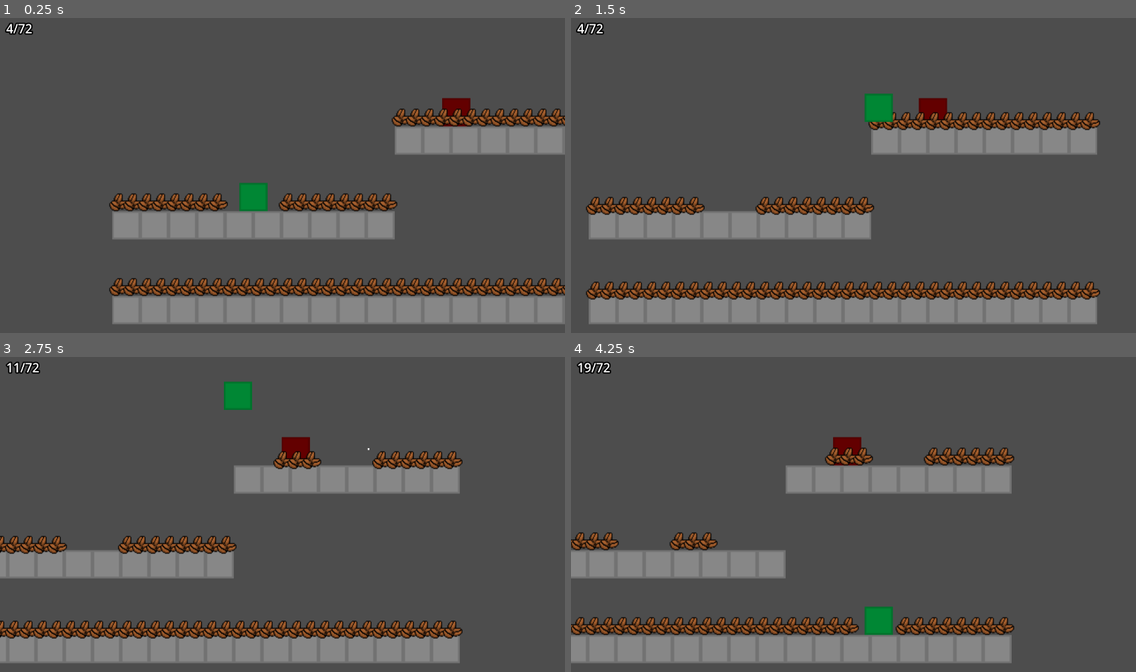
Above: before the commit, frames 1-4 (two rows, left to right).
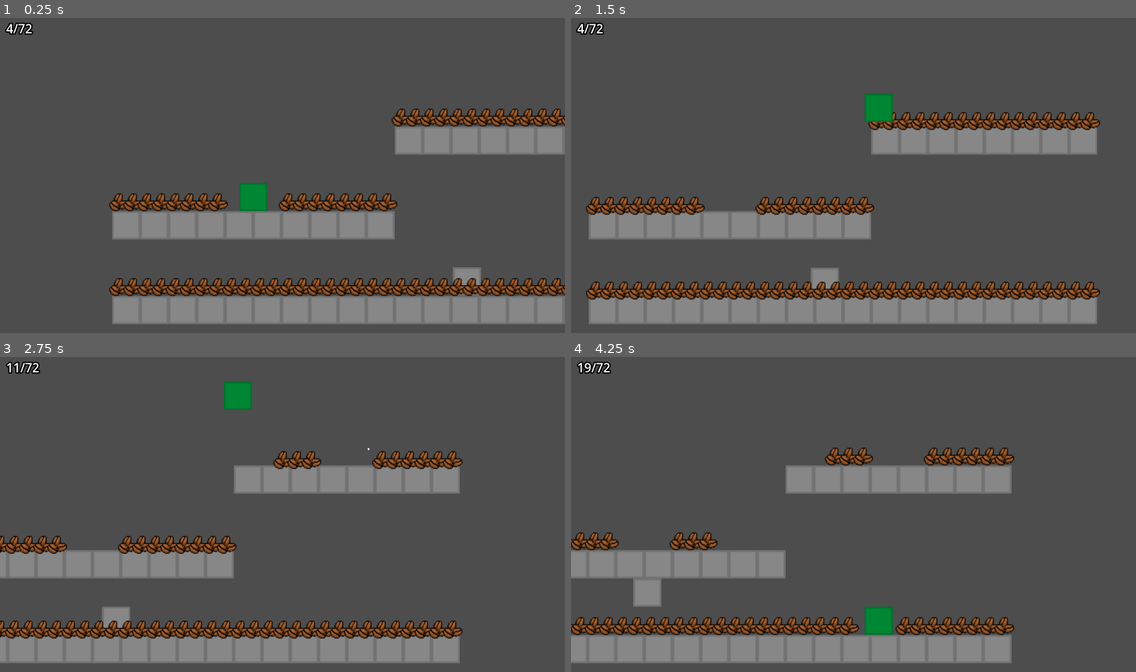
Above: after the commit, the same moments.

Repository: JumbledOne/RPHGameProject
Game: Godot game, scene res://scenes/game_scene/game_scene.tscn
Two runs of this game, one before a commit and one after it. Both use one fixed random seed, a clock stepped at 60 frames per second and the inputs below. The engine's default icon, where the game draws it, is replaced by a stand-in: a white triangle on a blue panel in a dark square.
Inputs:
- Up to frame 1 (0.25 s): no input
- Up to frame 2 (1.5 s): tap Enter at 0.5 s; hold Space (jump) 0.53-1.28 s; hold D (right) from 0.53 s (still down); tap E (attack) at 0.6 s; tap Space (jump) at 1.35 s
- Up to frame 3 (2.75 s): tap Space (jump) at 1.52, 1.82, 2.3 s; tap E (attack) at 1.55 s; release D (right) at 2.03 s; hold A (left) from 2.03 s (still down); hold I (ability) from 2.03 s (still down)
- Up to frame 4 (4.25 s): release A (left) at 2.78 s; release I (ability) at 2.78 s; hold D (right) from 2.78 s (still down); tap E (attack) at 2.85, 3.6 s; tap Space (jump) at 3.02, 3.32 s; hold Space (jump) from 3.53 s (still down)

The runs differ from the first frame. In frame 1, 0.5% of the frame differs, in the area x 78-86%, y 25-89%; in frame 2, 0.6%; in frame 3, 0.6%; in frame 4, 0.7%, in the area x 11-52%, y 25-80%.

Commit message:
added evil durian prototype

Diff:
--- a/src/scenes/game_scene/game_scene.tscn
+++ b/src/scenes/game_scene/game_scene.tscn
@@ -1,6 +1,6 @@
 [gd_scene format=4 uid="uid://bl40gfmg0jtsb"]
 
-[ext_resource type="PackedScene" uid="uid://b74gumldk6cuh" path="res://scripts/enemy/Cacao_Enemy.tscn" id="1_wmtvo"]
+[ext_resource type="PackedScene" uid="uid://bilcp5l0jhoy6" path="res://scripts/enemy/Evil_Durian.tscn" id="1_wmtvo"]
 [ext_resource type="Texture2D" uid="uid://ciaxb2mesyvra" path="res://assets/sprites/test_square.png" id="1_xb203"]
 [ext_resource type="Script" uid="uid://d22cgg754fheg" path="res://scripts/player/player_camera/player_camera.gd" id="2_ducuf"]
 [ext_resource type="Texture2D" uid="uid://p5p4kheh71sg" path="res://assets/sprites/tilemap.png" id="2_j8flk"]
@@ -107,8 +107,9 @@
 [node name="GameScene" type="Node2D" unique_id=211181931]
 script = SubResource("GDScript_8p81m")
 
-[node name="RottenCacao" parent="." unique_id=565006692 instance=ExtResource("1_wmtvo")]
-position = Vector2(358, -168)
+[node name="EvilDurian" parent="." unique_id=565006692 instance=ExtResource("1_wmtvo")]
+position = Vector2(400, 15)
+speed = 125.0
 
 [node name="TileMapLayer" type="TileMapLayer" parent="." unique_id=1822924676]
 tile_map_data = PackedByteArray("AAAIAP//AQAAAAAAAAAHAP//AQAAAAAAAAAGAP//AQAAAAAAAAAFAP//AQAAAAAAAAAEAP//AQAAAAAAAAADAP …(496 unchanged characters)…
--- a/src/scripts/enemy/Enemy_Entity.gd
+++ b/src/scripts/enemy/Base/Enemy_Entity.gd
@@ -8,5 +8,16 @@
 # so movement is just handling how they move while attack components shouldn't be moving the entity
 @onready var movement_Component = $MovementComponent
 
-@export_category("speed")
+# Game stuff
+var is_jumping: bool = false
+var jump_timer: float = 0.0
+
+@export_category("Enemy stats")
 @export var speed = 200.0
+@export var jump_duration: float = 0.25
+@export var jump_speed: float = -300.0
+
+func start_jump() -> void:
+	if not is_jumping:
+		is_jumping = true
+		jump_timer = jump_duration
--- a/src/scripts/enemy/Cacao_Enemy.tscn
+++ b/src/scripts/enemy/Cacao_Enemy.tscn
@@ -1,6 +1,6 @@
 [gd_scene format=3 uid="uid://b74gumldk6cuh"]
 
-[ext_resource type="Script" uid="uid://c78wudv7aw47b" path="res://scripts/enemy/Cacao_Enemy.gd" id="1_gd5hh"]
+[ext_resource type="Script" uid="uid://c78wudv7aw47b" path="res://scripts/enemy/Enemy_Script.gd" id="1_gd5hh"]
 [ext_resource type="PackedScene" uid="uid://dwiill2noqt84" path="res://scripts/hurtbox/hurtbox.tscn" id="1_px0sb"]
 [ext_resource type="Texture2D" uid="uid://ciaxb2mesyvra" path="res://assets/sprites/test_square.png" id="2_drsj5"]
 [ext_resource type="Script" uid="uid://dkwinabt4kwnl" path="res://scripts/enemy/Components/AttackComponents/rotten_Cacao.gd" id="4_o2k1m"]
--- /dev/null
+++ b/src/scripts/enemy/Components/AttackComponents/non.gd
@@ -0,0 +1,5 @@
+class_name PlaceHolderAttackComponent
+extends Component
+
+func tick(_enemy: Enemy_Entity, _delta: float) -> void:
+	pass
--- a/src/scripts/enemy/Components/MovementComponents/Idle.gd
+++ b/src/scripts/enemy/Components/MovementComponents/Idle.gd
@@ -1,10 +1,5 @@
 class_name IdleComponent
 extends Component
-
-
-# Called when the node enters the scene tree for the first time.
-func _ready() -> void:
-	pass # Replace with function body.
 
 func tick(enemy: Enemy_Entity, delta: float):
 	if not enemy.is_on_floor():
--- /dev/null
+++ b/src/scripts/enemy/Components/MovementComponents/evil_Durian.gd
@@ -0,0 +1,62 @@
+class_name EvilDurianMovementComponent
+extends Component
+
+var player_pos_when_jumping: Array = []
+var target_pos: Vector2 = Vector2.ZERO
+var is_connected_to_player: bool = false
+
+func _ready() -> void:
+	if GameManager.player:
+		GameManager.player.jumped.connect(_on_player_jumped)
+
+func _on_player_jumped():
+	player_pos_when_jumping.append(GameManager.player.position)
+	print("appended player jump pos")
+
+func tick(enemy: Enemy_Entity, delta: float) -> void:
+
+
+
+	if not is_connected_to_player and GameManager.player:
+		if GameManager.player.has_signal("jumped"):
+			GameManager.player.jumped.connect(_on_player_jumped)
+			is_connected_to_player = true
+
+	if not enemy.is_jumping and not enemy.is_jumping:
+		if player_pos_when_jumping.is_empty():
+			target_pos = GameManager.player.position
+		else:
+			target_pos = player_pos_when_jumping[0]
+
+	if not enemy.is_jumping:
+		if player_pos_when_jumping.is_empty():
+			# FALLBACK: Just follow the live player (DO NOT trigger jumps here!)
+			if GameManager.player:
+				target_pos = GameManager.player.position
+			else:
+				target_pos = enemy.position
+		else:
+			# QUEUE HAS ITEMS: We are chasing a recorded jump!
+			target_pos = player_pos_when_jumping[0]
+
+			# Check arrival ONLY when chasing a recorded jump
+			if abs(enemy.position.x - target_pos.x) < 5.0:
+				enemy.velocity.x = 0
+				enemy.start_jump()
+				player_pos_when_jumping.pop_front()
+				return
+
+	var direction = enemy.position.direction_to(target_pos).x
+	enemy.velocity.x = direction * enemy.speed
+
+	if enemy.is_jumping:
+		enemy.jump_timer -= delta
+		enemy.velocity.y = enemy.jump_speed
+
+		if enemy.jump_timer <= 0:
+			enemy.is_jumping = false
+	else:
+		if not enemy.is_on_floor():
+			enemy.velocity.y += 980.0 * delta
+		else:
+			enemy.velocity.y = 0.0
--- a/src/scripts/enemy/Cacao_Enemy.gd
+++ b/src/scripts/enemy/Enemy_Script.gd
@@ -1,4 +1,4 @@
-class_name Cacao
+class_name EnemyScript
 extends Enemy_Entity
 
 func _process(delta: float) -> void:
--- /dev/null
+++ b/src/scripts/enemy/Evil_Durian.tscn
@@ -0,0 +1,39 @@
+[gd_scene format=3 uid="uid://bilcp5l0jhoy6"]
+
+[ext_resource type="PackedScene" uid="uid://dwiill2noqt84" path="res://scripts/hurtbox/hurtbox.tscn" id="1_60bss"]
+[ext_resource type="Script" uid="uid://c78wudv7aw47b" path="res://scripts/enemy/Enemy_Script.gd" id="1_d3qgh"]
+[ext_resource type="Texture2D" uid="uid://ciaxb2mesyvra" path="res://assets/sprites/test_square.png" id="2_i46wp"]
+[ext_resource type="Script" uid="uid://cegn7cs0y2n02" path="res://scripts/enemy/Components/AttackComponents/non.gd" id="3_6c637"]
+[ext_resource type="Script" uid="uid://b2tfcrerivtxc" path="res://scripts/enemy/Components/MovementComponents/evil_Durian.gd" id="3_ctupp"]
+
+[sub_resource type="RectangleShape2D" id="RectangleShape2D_g4v7s"]
+size = Vector2(32, 32)
+
+[sub_resource type="SpriteFrames" id="SpriteFrames_i46wp"]
+animations = [{
+"frames": [{
+"duration": 1.0,
+"texture": ExtResource("2_i46wp")
+}],
+"loop": 1,
+"name": &"default",
+"speed": 5.0
+}]
+
+[node name="EvilDurian" type="CharacterBody2D" unique_id=565006692]
+script = ExtResource("1_d3qgh")
+
+[node name="CollisionShape2D" type="CollisionShape2D" parent="." unique_id=108221174]
+shape = SubResource("RectangleShape2D_g4v7s")
+
+[node name="hurtbox" parent="CollisionShape2D" unique_id=1789929793 node_paths=PackedStringArray("owner_node") instance=ExtResource("1_60bss")]
+owner_node = NodePath("../..")
+
+[node name="AnimatedSprite2D" type="AnimatedSprite2D" parent="." unique_id=342796054]
+sprite_frames = SubResource("SpriteFrames_i46wp")
+
+[node name="AttackComponent" type="Node2D" parent="." unique_id=1463857466]
+script = ExtResource("3_6c637")
+
+[node name="MovementComponent" type="Node2D" parent="." unique_id=1858462073]
+script = ExtResource("3_ctupp")
Renamed: src/scripts/enemy/Enemy_Entity.gd.uid -> src/scripts/enemy/Base/Enemy_Entity.gd.uid
Renamed: src/scripts/enemy/base_Enemy_scene.tscn -> src/scripts/enemy/Base/base_Enemy_scene.tscn
Not shown, added: src/scripts/enemy/Components/AttackComponents/non.gd.uid
Not shown, added: src/scripts/enemy/Components/MovementComponents/evil_Durian.gd.uid
Renamed: src/scripts/enemy/Cacao_Enemy.gd.uid -> src/scripts/enemy/Enemy_Script.gd.uid
